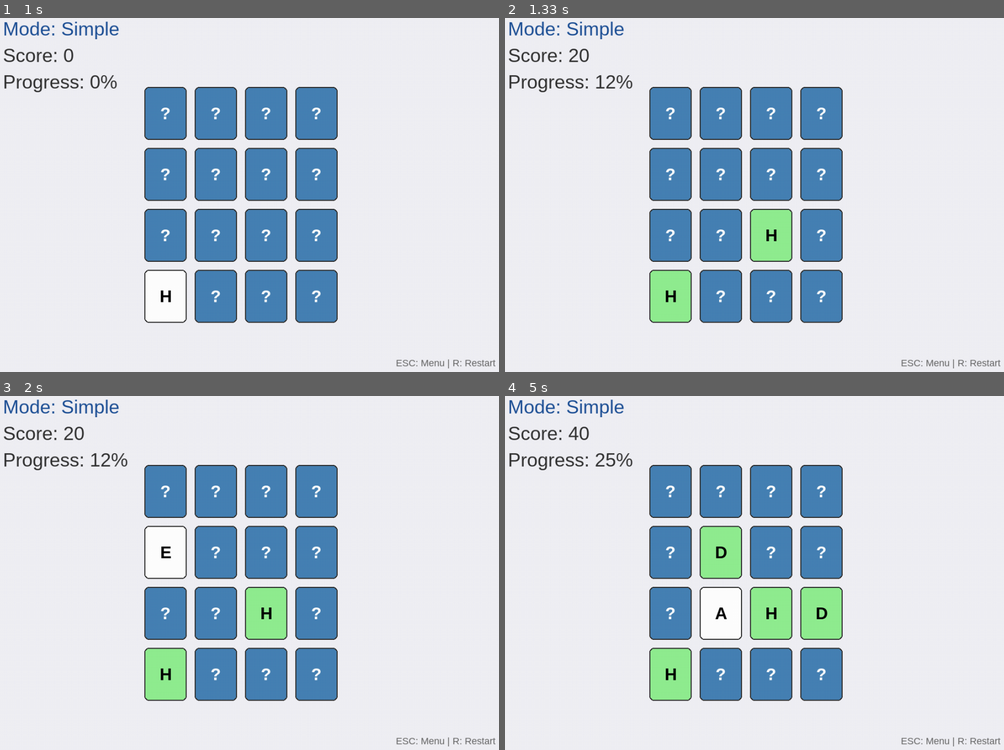
Above: before the commit, frames 1-4 (two rows, left to right).
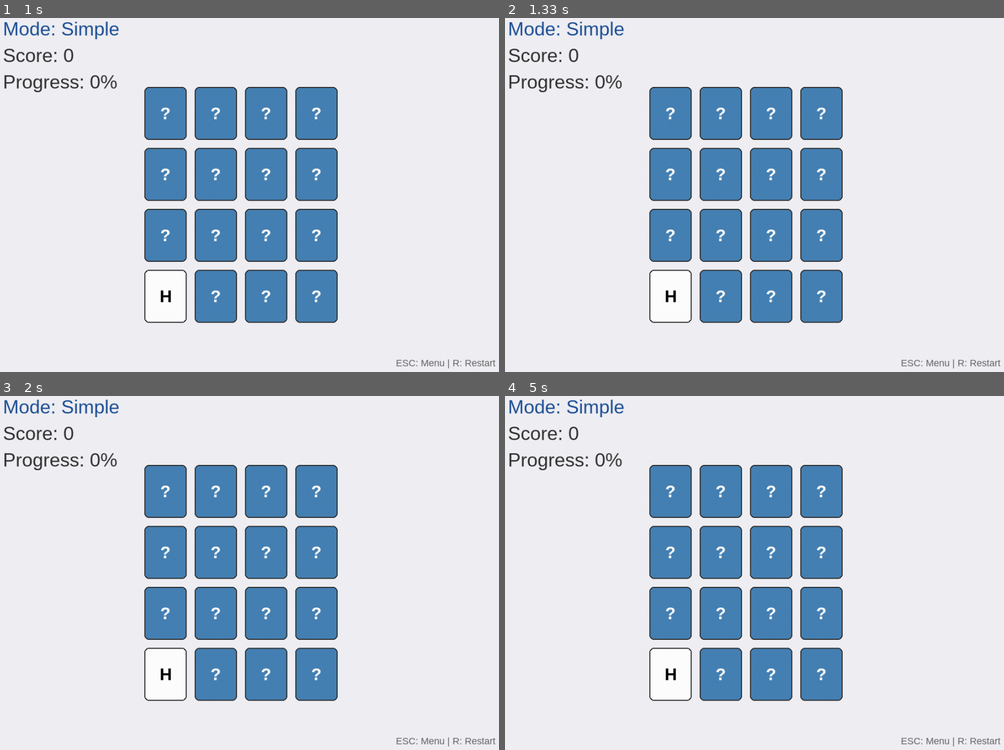
Above: after the commit, the same moments.

Repository: jim09-my/card_game
Game: pygame game, started from 1/main.py
Two runs of this game, one before a commit and one after it. Both use one fixed random seed, a clock stepped at 60 frames per second and the inputs below.
Inputs (mouse positions are in pixels of both pictures, inside the frame that each line leads up to):
- Up to frame 1 (1 s): click (239, 191) at 0.38 s; click (149, 279) at 0.72 s
- Up to frame 2 (1.33 s): click (769, 237) at 1.05 s
- Up to frame 3 (2 s): click (174, 544) at 1.38 s
- Up to frame 4 (5 s): click (794, 473) at 2.85 s; click (824, 619) at 4.32 s; click (719, 576) at 4.65 s; click (699, 647) at 4.98 s

Frame 1 is identical in both runs. In frame 2, 2.5% of the frame differs, in the area x 12-58%, y 8-86%; in frame 3, 3.7%; in frame 4, 6.1%, in the area x 12-68%, y 8-86%.

Commit message:
实现了图结构困难模式并接入主程序
1.目标与职责
- 对齐“成员2：图论算法工程师 & 困难模式核心”的分工，实现动态迷宫的图结构与路径约束玩法。
- 用图（邻接表）表示卡片节点及邻居关系；用 BFS 最短路径作合法性验证基础。

2.主要实现
- 图结构与初始化
  - 生成成对卡片并打乱分配到节点： self.nodes: List[Card] 。
  - 基于 rows×cols 网格构建四向邻接的连通图： self.graph: Dict[int, List[int]] 。
- 路径算法
  - bfs_shortest_path(start_idx, target_idx) 返回最短距离；不可达返回 -1 。
- 困难模式规则
  - flip_card(row, col) ：首次翻牌任意；第二次翻牌必须是第一次的邻居（距离为 1）。
  - 配对成功：标记匹配并累加分数；失败保持翻开，等待 hide_all_flipped() 盖回。
- 游戏状态与通用接口
  - hide_all_flipped() ：将未匹配的翻开卡片盖回。
  - is_completed() ：所有卡片匹配即胜利。
  - get_grid_state() ：按网格返回 (id, is_flipped, is_matched) ，便于现有 UI 复用。
- UI扩展接口
  - get_graph_state() ：返回节点（行列、索引、状态）与无向边列表，供成员4绘制图。
  - get_hint_info() ：返回“已选节点+邻居坐标”，便于 UI 高亮提示可选位置。

3.接入改动
- 1\\main.py ：
  - from modes.dynamic_maze import DynamicMazeGame
  - start_hard_mode() 改为 self.current_game = DynamicMazeGame(4, 4) ，菜单“Hard Game”即进入困难模式。

4.验证与行为
- 连通性与 BFS：邻接点距离为 1，跨两格距离为 2，均可达。
- 邻居约束：非邻居的第二次翻牌被拒绝（不翻开）；邻居才允许第二次翻牌。
- 失败回滚：未配对时两张牌保持翻开，调用 hide_all_flipped() 后均盖回。
- 胜利条件：全部匹配时 is_completed() 为 True。

5.使用与后续工作
- 启动： python 1\\main.py ，菜单选择 “Hard Game”。
- UI渲染（成员4负责）：基于 get_graph_state() 增加 render_maze_board(game) （节点与连边的可视化），并用 get_hint_info() 高亮邻居提示。
- 先进功能（成员3负责）：后续可在配对成功时调用 ScoreBoard.add_match(score) ；翻看时基于 Card.last_flipped_time 接入 RiskTracker 。

6.限定与备注

- 当前图为规则网格连通（满足“随机或规则连通图”的要求）；如需更复杂随机图，可在后续增加随机边。
- UI 目前沿用网格渲染；困难模式的图形化连边展示待成员4实现。

Diff:
--- a/1/main.py
+++ b/1/main.py
@@ -5,6 +5,7 @@
 import sys
 from ui import GameUI
 from modes.simple_mode import SimpleGame
+from modes.dynamic_maze import DynamicMazeGame
 
 class MemoryMatchGame:
     """记忆迷宫游戏主控制器"""
@@ -155,11 +156,11 @@
     def start_hard_mode(self):
         """开始困难模式游戏"""
         try:
-            # 暂时使用简单模式代替困难模式
-            self.current_game = SimpleGame(4, 4)
+            # 使用动态迷宫困难模式（图结构约束翻牌）
+            self.current_game = DynamicMazeGame(4, 4)
             self.game_state = "game"
             self.waiting_to_hide = False
-            print("Hard mode started! (Using simple mode for now)")
+            print("Hard mode started! (Dynamic Maze)")
         except Exception as e:
             print(f"Start hard mode failed: {e}")
 
--- /dev/null
+++ b/1/modes/dynamic_maze.py
@@ -0,0 +1,221 @@
+from typing import List, Tuple, Dict, Optional
+from core.card import Card
+from core.utils import fisher_yates_shuffle, is_valid_position
+
+
+class DynamicMazeGame:
+    """
+    困难模式：使用图（邻接表）约束翻牌移动。
+    - 节点：每个节点对应一张卡片（Card）
+    - 边：允许从某节点移动到其邻居节点（四方向邻接）
+    - 规则：第二次翻牌必须是第一次翻开的邻居节点
+    - 与 SimpleGame 对齐的接口：flip_card、hide_all_flipped、is_completed、get_grid_state、get_card
+    额外接口：bfs_shortest_path、get_graph_state、get_hint_info
+    """
+
+    def __init__(self, rows: int, cols: int, patterns: List[str] = None):
+        if (rows * cols) % 2 != 0:
+            raise ValueError("网格总数必须为偶数，以确保成对卡片。")
+
+        self.rows = rows
+        self.cols = cols
+        total = rows * cols
+
+        # 生成成对的图案集合
+        if patterns is None:
+            patterns = [chr(ord('A') + i) for i in range(total // 2)]
+        needed = total // 2
+        if len(patterns) < needed:
+            reps = (needed + len(patterns) - 1) // len(patterns)
+            patterns = (patterns * reps)[:needed]
+
+        paired_ids: List[str] = []
+        for i in range(needed):
+            paired_ids.extend([patterns[i], patterns[i]])
+
+        # 洗牌后按节点顺序分配
+        shuffled = fisher_yates_shuffle(paired_ids)
+        self.nodes: List[Card] = [Card(card_id) for card_id in shuffled]
+
+        # 使用网格四向邻接生成连通图（邻接表）
+        self.graph: Dict[int, List[int]] = self._build_grid_adjacency()
+
+        # 选择状态与得分
+        self._first_selected: Optional[Tuple[int, int]] = None
+        self._second_selected: Optional[Tuple[int, int]] = None
+        self.score: int = 0
+
+    def _index(self, row: int, col: int) -> int:
+        return row * self.cols + col
+
+    def _rc_from_index(self, idx: int) -> Tuple[int, int]:
+        return (idx // self.cols, idx % self.cols)
+
+    def _build_grid_adjacency(self) -> Dict[int, List[int]]:
+        """
+        基于网格的四方向邻接（上/下/左/右），生成邻接表。
+        保证图为连通（天然连通）。
+        """
+        graph: Dict[int, List[int]] = {}
+        for r in range(self.rows):
+            for c in range(self.cols):
+                idx = self._index(r, c)
+                neighbors: List[int] = []
+
+                if is_valid_position(r - 1, c, self.rows, self.cols):
+                    neighbors.append(self._index(r - 1, c))
+                if is_valid_position(r + 1, c, self.rows, self.cols):
+                    neighbors.append(self._index(r + 1, c))
+                if is_valid_position(r, c - 1, self.rows, self.cols):
+                    neighbors.append(self._index(r, c - 1))
+                if is_valid_position(r, c + 1, self.rows, self.cols):
+                    neighbors.append(self._index(r, c + 1))
+
+                graph[idx] = neighbors
+        return graph
+
+    def bfs_shortest_path(self, start_idx: int, target_idx: int) -> int:
+        """
+        使用 BFS 计算从 start 到 target 的最短路径长度。
+        若不可达返回 -1。若起点等于终点返回 0。
+        """
+        if start_idx == target_idx:
+            return 0
+
+        from collections import deque
+
+        visited = set([start_idx])
+        dist = {start_idx: 0}
+        dq = deque([start_idx])
+
+        while dq:
+            u = dq.popleft()
+            for v in self.graph.get(u, []):
+                if v not in visited:
+                    visited.add(v)
+                    dist[v] = dist[u] + 1
+                    if v == target_idx:
+                        return dist[v]
+                    dq.append(v)
+        return -1
+
+    def get_card(self, row: int, col: int) -> Card:
+        if not is_valid_position(row, col, self.rows, self.cols):
+            raise IndexError("坐标超出网格范围。")
+        return self.nodes[self._index(row, col)]
+
+    def flip_card(self, row: int, col: int) -> bool:
+        """
+        翻开位于 (row, col) 的卡片。
+        - 第一次翻牌：任意节点允许
+        - 第二次翻牌：必须是第一次的邻居节点（graph 中距离为 1）
+        返回：是否配对成功（True 表示成功配对；False 表示未配对）
+        失败时保留两张牌为翻开状态，等待外部调用 hide_all_flipped() 盖回。
+        """
+        if not is_valid_position(row, col, self.rows, self.cols):
+            raise IndexError("坐标超出网格范围。")
+
+        card = self.get_card(row, col)
+        if card.is_matched or card.is_flipped:
+            return False  # 已配对或已翻开，不可重复翻
+
+        if self._first_selected is None:
+            card.flip()
+            self._first_selected = (row, col)
+            return False
+
+        # 第二次翻牌必须是第一次的邻居
+        first_idx = self._index(*self._first_selected)
+        cur_idx = self._index(row, col)
+        if cur_idx not in self.graph.get(first_idx, []):
+            # 非邻居，不允许翻牌
+            return False
+
+        card.flip()
+        self._second_selected = (row, col)
+        return self._evaluate_pair()
+
+    def _evaluate_pair(self) -> bool:
+        r1, c1 = self._first_selected
+        r2, c2 = self._second_selected
+        card1 = self.get_card(r1, c1)
+        card2 = self.get_card(r2, c2)
+
+        matched = False
+        if card1.id == card2.id:
+            card1.set_matched()
+            card2.set_matched()
+            pair_score = card1.score_weight + card2.score_weight
+            self.score += pair_score
+            matched = True
+
+        # 重置选中记录（与 SimpleGame 对齐；失败由外部定时调用 hide_all_flipped 处理）
+        self._first_selected = None
+        self._second_selected = None
+        return matched
+
+    def hide_all_flipped(self) -> None:
+        for card in self.nodes:
+            if card.is_flipped and not card.is_matched:
+                card.hide()
+
+    def is_completed(self) -> bool:
+        for card in self.nodes:
+            if not card.is_matched:
+                return False
+        return True
+
+    def get_grid_state(self) -> List[List[Tuple[str, bool, bool]]]:
+        """
+        适配现有 UI：返回二维网格状态 (id, is_flipped, is_matched)。
+        虽然内部是图结构，但这里按照 rows×cols 映射到网格便于渲染。
+        """
+        state: List[List[Tuple[str, bool, bool]]] = []
+        for r in range(self.rows):
+            row_state: List[Tuple[str, bool, bool]] = []
+            for c in range(self.cols):
+                card = self.get_card(r, c)
+                row_state.append((card.id, card.is_flipped, card.is_matched))
+            state.append(row_state)
+        return state
+
+    def get_graph_state(self) -> Dict[str, List]:
+        """
+        返回用于图形渲染的节点与边信息（供 UI 后续集成）。
+        nodes: 每个节点包含 index/row/col/id/is_flipped/is_matched
+        edges: 无重复的无向边 (u, v) 列表
+        """
+        nodes: List[Dict] = []
+        for idx, card in enumerate(self.nodes):
+            r, c = self._rc_from_index(idx)
+            nodes.append({
+                "index": idx,
+                "row": r,
+                "col": c,
+                "id": card.id,
+                "is_flipped": card.is_flipped,
+                "is_matched": card.is_matched,
+            })
+
+        edges: List[Tuple[int, int]] = []
+        seen = set()
+        for u, neighs in self.graph.items():
+            for v in neighs:
+                key = (min(u, v), max(u, v))
+                if key not in seen:
+                    seen.add(key)
+                    edges.append(key)
+
+        return {"nodes": nodes, "edges": edges}
+
+    def get_hint_info(self) -> Tuple[Optional[Tuple[int, int]], List[Tuple[int, int]]]:
+        """
+        返回当前已选中的第一个节点及其邻居位置列表（行列坐标）。
+        供 UI 高亮可选下一步位置使用。
+        """
+        if self._first_selected is None:
+            return None, []
+        first_idx = self._index(*self._first_selected)
+        neighs = self.graph.get(first_idx, [])
+        positions = [self._rc_from_index(idx) for idx in neighs]
+        return self._first_selected, positions
